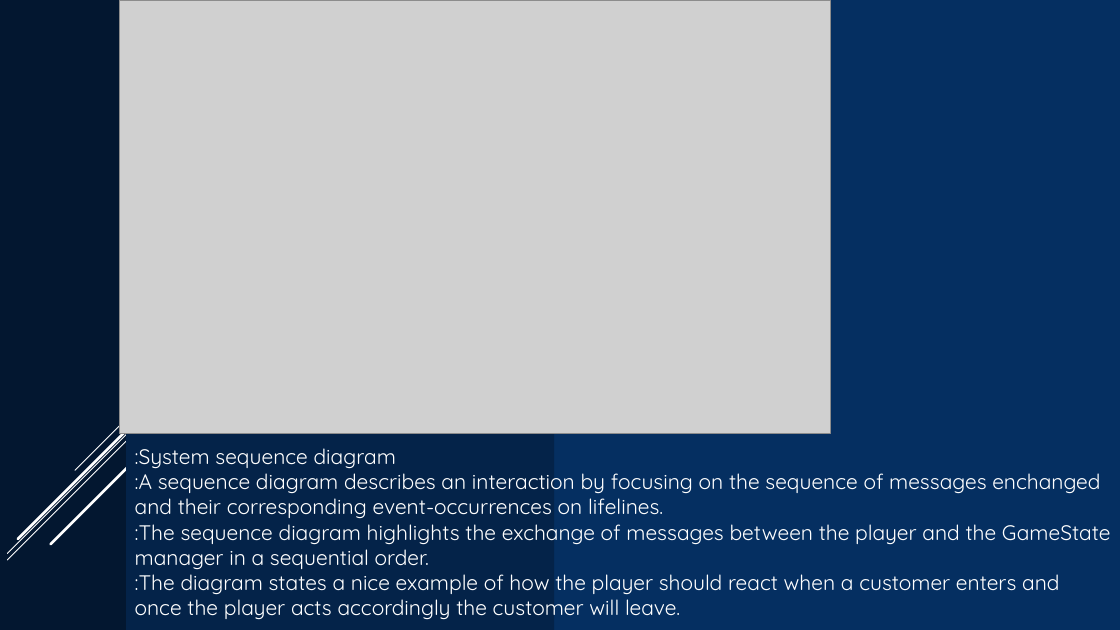
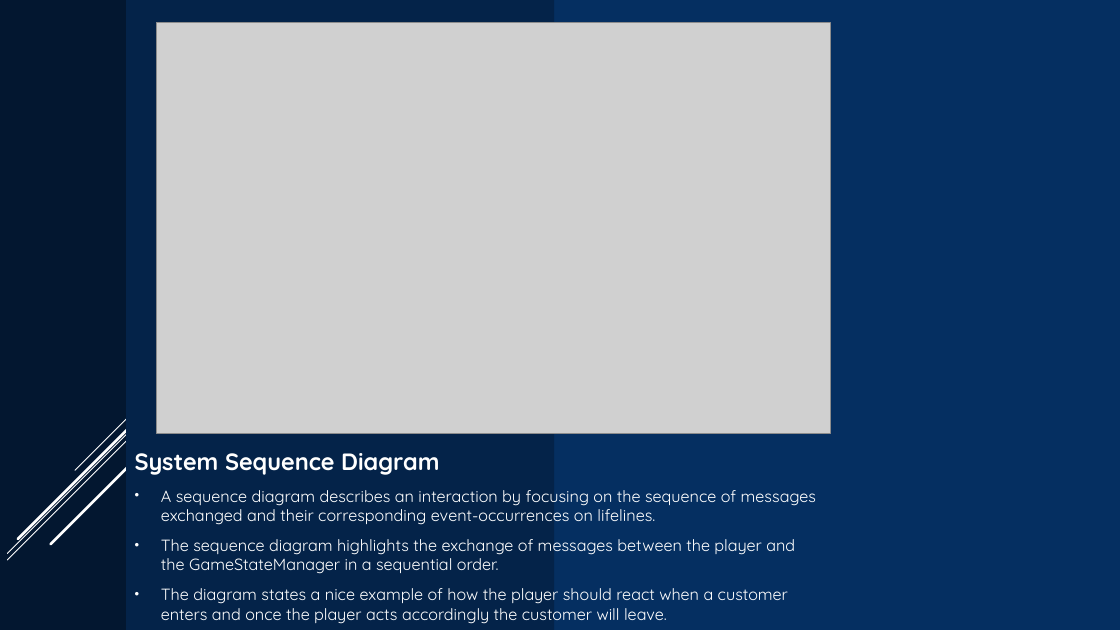
Before and after one commit to TomatechGames/Cooktastrophe, a slide deck: slide 4 of External/Documentation/Software Engineering Presentation.pptx. Drawn at 1120x630 pixels with LibreOffice and Linux fonts; fonts in the diff are those of the drawing; grey boxes stand for pictures. Boxes give left, top, right and bottom in pixels: in the first picture for what was removed or moved away, otherwise in the second. Text is boxed around its words. In the diff, an @@ line names an element or a change of style, - is before the commit and + after.

```diff
--- a/External/Documentation/Software Engineering Presentation.pptx
+++ b/External/Documentation/Software Engineering Presentation.pptx
@@ picture: place and size @@
-picture at <box>120,0,831,434</box>
+picture at <box>157,23,831,434</box>
@@ text at <box>135,453,816,624</box>: text changed; size 18 to 13.9 pt @@
-:System sequence diagram
-:A sequence diagram describes an interaction by focusing on the sequence of messages enchanged and their corresponding event-occurrences on lifelines.
-:The sequence diagram highlights the exchange of messages between the player and the GameState manager in a sequential order.
-:The diagram states a nice example of how the player should react when a customer enters and once the player acts accordingly the customer will leave.
+System Sequence Diagram
+• A sequence diagram describes an interaction by focusing on the sequence of messages exchanged and their corresponding event-occurrences on lifelines.
+• The sequence diagram highlights the exchange of messages between the player and the GameStateManager in a sequential order.
+• The diagram states a nice example of how the player should react when a customer enters and once the player acts accordingly the customer will leave.
```
Also in this commit, not shown: 4 other slides changed.
